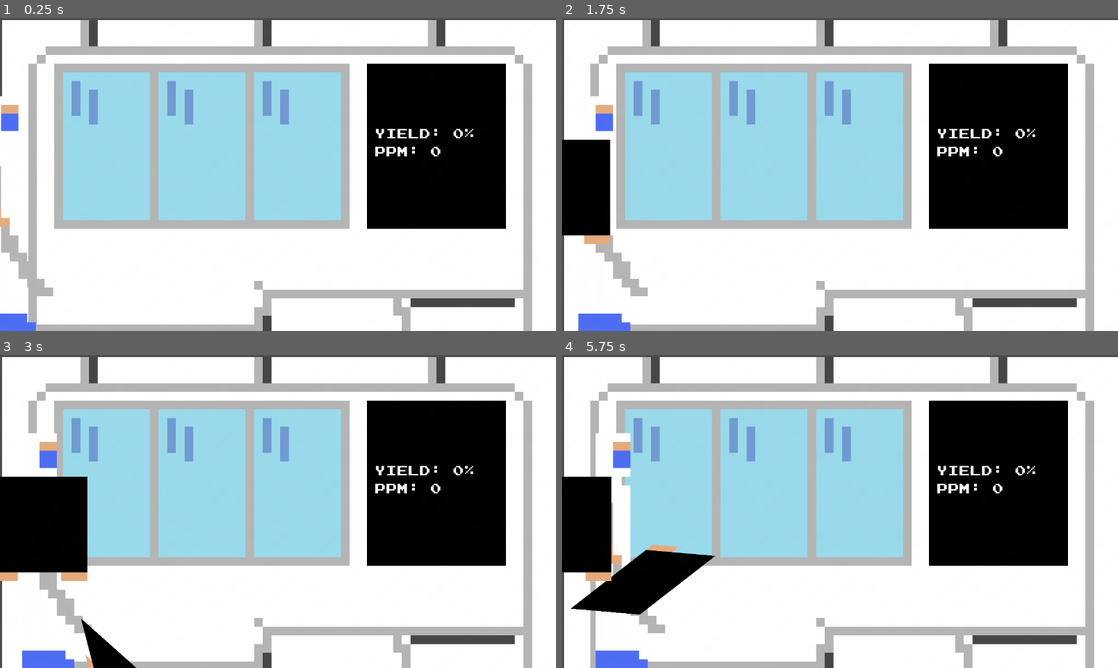
Above: before the commit, frames 1-4 (two rows, left to right).
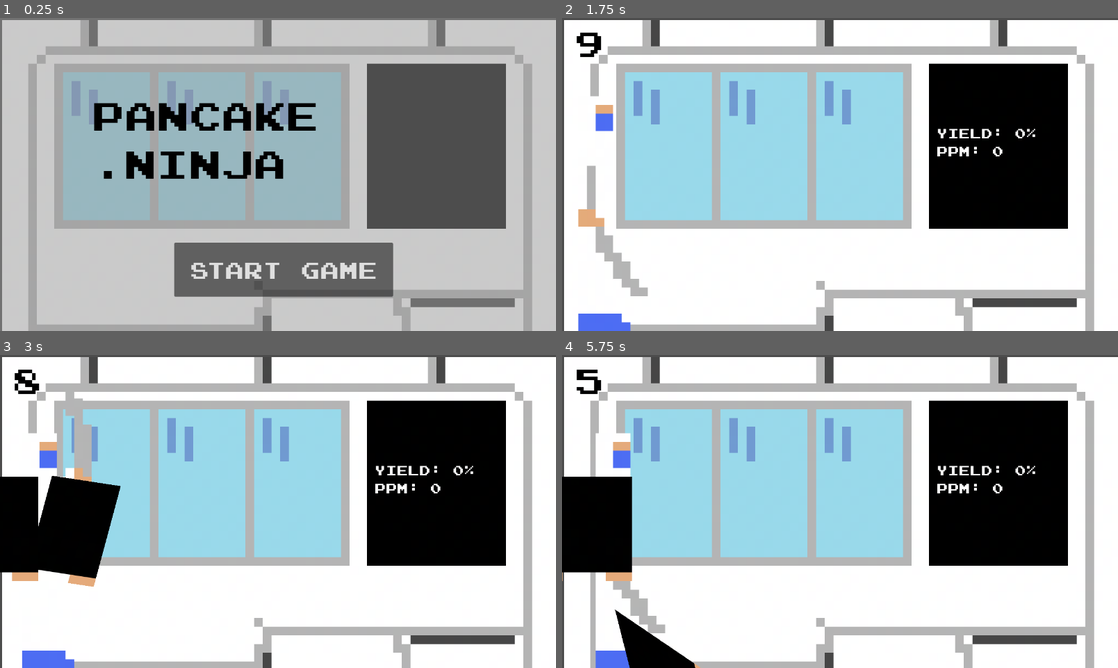
Above: after the commit, the same moments.

Repository: pancake-ninja-game/pancake-ninja
Game: Godot game, scene res://scenes/main.tscn
The game is run twice, just before and just after one commit, with the same random seed, the same clock (stepped at 60 frames per second) and the same inputs.
Inputs (mouse positions are in pixels of both pictures, inside the frame that each line leads up to):
- Up to frame 1 (0.25 s): no input
- Up to frame 2 (1.75 s): click (845, 268) at 0.5 s, where only the run after the commit has a clickable "Start Game"; move the mouse to (962, 158) at 1.27 s; click (962, 158) at 1.42 s
- Up to frame 3 (3 s): move the mouse to (22, 524) at 2.02 s; click (22, 524) at 2.17 s; move the mouse to (16, 524) at 2.77 s; click (16, 524) at 2.92 s
- Up to frame 4 (5.75 s): move the mouse to (573, 524) at 3.52 s; click (573, 524) at 3.67 s; move the mouse to (1006, 558) at 4.27 s; click (1006, 558) at 4.42 s; move the mouse to (567, 524) at 5.02 s; click (567, 524) at 5.17 s

The runs differ from the first frame. In frame 1, 87% of the frame differs, in the area x 0-100%, y 0-100%; in frame 2, 3.0%; in frame 3, 4.0%; in frame 4, 5.3%.

Commit message:
Add start and end screens

Diff:
--- a/scenes/main.tscn
+++ b/scenes/main.tscn
@@ -13,23 +13,35 @@
 script = ExtResource("1_hkq3k")
 sheet_scene = ExtResource("2_31blm")
 
-[node name="Timer" type="Timer" parent="."]
-autostart = true
+[node name="GameLayer" type="Node2D" parent="."]
 
-[node name="Sprite2D" type="Sprite2D" parent="."]
+[node name="SheetSpawnTimer" type="Timer" parent="GameLayer"]
+
+[node name="RoundTimer" type="Timer" parent="GameLayer"]
+
+[node name="Sprite2D" type="Sprite2D" parent="GameLayer"]
 position = Vector2(645, 365)
 texture = ExtResource("3_uemen")
 
-[node name="Operator" parent="." instance=ExtResource("4_sjucg")]
+[node name="RoundTimerLabel" type="Label" parent="GameLayer"]
+offset_left = 29.0
+offset_top = 10.0
+offset_right = 161.0
+offset_bottom = 106.0
+theme_override_colors/font_color = Color(0, 0, 0, 1)
+theme_override_fonts/font = ExtResource("4_0oxkk")
+theme_override_font_sizes/font_size = 80
+
+[node name="Operator" parent="GameLayer" instance=ExtResource("4_sjucg")]
 position = Vector2(0, 320)
 sprite_idle = ExtResource("5_eob18")
 sprite_walking = ExtResource("6_udd42")
 sprite_walking_alt = ExtResource("5_eob18")
 sprite_cutting = ExtResource("7_b53us")
 
-[node name="CanvasLayer" type="CanvasLayer" parent="."]
+[node name="CanvasLayer" type="CanvasLayer" parent="GameLayer"]
 
-[node name="ScoreLabel" type="Label" parent="CanvasLayer"]
+[node name="ScoreLabel" type="Label" parent="GameLayer/CanvasLayer"]
 offset_left = 862.0
 offset_top = 246.0
 offset_right = 1154.0
@@ -39,4 +51,64 @@
 text = "Yield: 0%
 PPM: 0"
 
-[connection signal="timeout" from="Timer" to="." method="_on_Timer_timeout"]
+[node name="StartScreen" type="CanvasLayer" parent="."]
+
+[node name="ColorRect" type="ColorRect" parent="StartScreen"]
+offset_right = 1296.0
+offset_bottom = 734.0
+color = Color(0.59, 0.59, 0.59, 0.509804)
+
+[node name="TitleLabel" type="Label" parent="StartScreen"]
+offset_left = 211.0
+offset_top = 169.0
+offset_right = 964.0
+offset_bottom = 484.0
+theme_override_colors/font_color = Color(0, 0, 0, 1)
+theme_override_fonts/font = ExtResource("4_0oxkk")
+theme_override_font_sizes/font_size = 90
+text = "Pancake
+.Ninja"
+
+[node name="Button" type="Button" parent="StartScreen"]
+offset_left = 401.0
+offset_top = 517.0
+offset_right = 905.0
+offset_bottom = 641.0
+theme_override_fonts/font = ExtResource("4_0oxkk")
+theme_override_font_sizes/font_size = 53
+text = "Start Game"
+
+[node name="EndScreen" type="CanvasLayer" parent="."]
+
+[node name="ColorRect" type="ColorRect" parent="EndScreen"]
+offset_right = 1296.0
+offset_bottom = 734.0
+color = Color(0.59, 0.59, 0.59, 0.509804)
+
+[node name="FinalScoreLabel" type="Label" parent="EndScreen"]
+offset_left = 213.0
+offset_top = 192.0
+offset_right = 767.0
+offset_bottom = 452.0
+theme_override_colors/font_color = Color(0, 0, 0, 1)
+theme_override_fonts/font = ExtResource("4_0oxkk")
+theme_override_font_sizes/font_size = 50
+text = "Final Score:
+Yield: 55%
+PPM: 9"
+
+[node name="Button" type="Button" parent="EndScreen"]
+offset_left = 401.0
+offset_top = 517.0
+offset_right = 905.0
+offset_bottom = 641.0
+theme_override_fonts/font = ExtResource("4_0oxkk")
+theme_override_font_sizes/font_size = 53
+text = "Play Again"
+
+[connection signal="timeout" from="GameLayer/SheetSpawnTimer" to="." method="_on_Timer_timeout"]
+[connection signal="timeout" from="GameLayer/SheetSpawnTimer" to="." method="_on_SheetSpawnTimer_timeout"]
+[connection signal="timeout" from="GameLayer/RoundTimer" to="." method="_on_Round_Timer_timeout"]
+[connection signal="pressed" from="StartScreen/Button" to="." method="_on_start_button_pressed"]
+[connection signal="pressed" from="EndScreen/Button" to="." method="_on_restart_button_pressed"]
+[connection signal="pressed" from="EndScreen/Button" to="." method="_on_start_button_pressed"]
--- a/scripts/main.gd
+++ b/scripts/main.gd
@@ -1,4 +1,8 @@
 extends Node2D
+
+var game_duration = 10
+var game_active = false
+var round_timer = 0
 
 @export var sheet_scene: PackedScene
 @export var screen_width: float = 1280
@@ -16,6 +20,8 @@
 
 var ok_timestamps = []
 var ng_timestamps = []
+
+var sample_seconds = 10
 
 # Called when the node enters the scene tree for the first time.
 func _ready() -> void:
@@ -28,13 +34,73 @@
 
 	# Set the timer interval
 	var spawn_interval = sheet_spacing / sheet_speed
-	$Timer.wait_time = spawn_interval
-	$Timer.start()
+	$GameLayer/SheetSpawnTimer.wait_time = spawn_interval
+
+	show_start_screen()
+
+func show_start_screen():
+	$StartScreen.visible = true
+	$EndScreen.visible = false
+	$GameLayer.visible = true
+	$GameLayer/CanvasLayer.visible = false
+	$GameLayer/Operator.visible = false
+
+func start_game():
+	$StartScreen.visible = false
+	$EndScreen.visible = false
+	$GameLayer/CanvasLayer.visible = true
+	$GameLayer/Operator.visible = true
+	game_active = true
+	round_timer = game_duration
+	$GameLayer/RoundTimerLabel.text = str(game_duration)
+	$GameLayer/SheetSpawnTimer.start()
+	$GameLayer/RoundTimer.start()
+
+func end_game():
+	print("game ended")
+	for s in pancake:
+		s.visible = false
+
+	show_end_screen()
+
+func show_end_screen():
+	$GameLayer/CanvasLayer.visible = false
+	$GameLayer/Operator.visible = false
+	$EndScreen.visible = true
+	$EndScreen/FinalScoreLabel.text = "Final Score:\nYield: %d%%\nPPM: %d" % [calculate_yield(), calculate_ppm()]
+	game_active = false
+
+func restart_game():
+	reset_game_state()
+	start_game()
+
+func reset_game_state():
+	ok_timestamps.clear()
+	ng_timestamps.clear()
+	round_timer = game_duration
+	$GameLayer/RoundTimer.stop()
+	$GameLayer/SheetSpawnTimer.stop()
+
+	for sheet in pancake + scrapped_sheets + stacked_sheets:
+		sheet.queue_free()
+	pancake.clear()
+	scrapped_sheets.clear()
+	stacked_sheets.clear()
+
+func _on_Round_Timer_timeout():
+	round_timer -= 1
+	$GameLayer/RoundTimerLabel.text = str(round_timer)
+
+	if round_timer <= 0:
+		$GameLayer/RoundTimer.stop()
+		$GameLayer/SheetSpawnTimer.stop()
+		end_game()
+
 
 func set_score(yield_, ppm):
 	pass
 
-func _on_Timer_timeout():
+func _on_SheetSpawnTimer_timeout():
 	spawn_sheet()
 
 func spawn_sheet():
@@ -79,7 +145,7 @@
 		tmp_sheet.queue_free()
 
 func _on_ok_cut_detected(triggered_sheet):
-	$Operator.play_cutting_animation()
+	$GameLayer/Operator.play_cutting_animation()
 
 	if pancake[0] == triggered_sheet:
 		stack_sheet(pancake[0])
@@ -88,12 +154,15 @@
 	scrap_sheets_until(triggered_sheet)
 
 func _on_ng_cut_detected(triggered_sheet):
-	$Operator.play_cutting_animation()
+	$GameLayer/Operator.play_cutting_animation()
 	scrap_sheets_until(triggered_sheet)
 
 # Called every frame. 'delta' is the elapsed time since the previous frame.
 # Handle resetting sheets when reaching the right screen boundary
 func _process(delta: float) -> void:
+	if not game_active:
+		return
+
 	update_scores()
 
 	# Remove sheets that move off-screen to the right
@@ -113,27 +182,41 @@
 	pancake.erase(s)
 	s.queue_free()
 
+func calculate_yield():
+	var yield_pct = 0.0
+
+	var ok_count = len(ok_timestamps)
+	var ng_count = len(ng_timestamps)
+	if ok_count + ng_count > 0:
+		yield_pct = float(ok_count) / (ok_count + ng_count) * 100
+
+	return yield_pct
+
+func calculate_ppm():
+	var ok_count = len(ok_timestamps)
+	return ok_count * 60 / sample_seconds / stack_capacity
+
 func update_scores():
 	var current_time = Time.get_ticks_msec()
 
-	var sample_seconds = 10
-
 	ok_timestamps = ok_timestamps.filter(func(timestamp): return current_time - timestamp <= sample_seconds * 1000)
 	ng_timestamps = ng_timestamps.filter(func(timestamp): return current_time - timestamp <= sample_seconds * 1000)
 
-	var yield_pct = 0.0
-
-	var oks = len(ok_timestamps)
-	var ngs = len(ng_timestamps)
-	if oks + ngs > 0:
-		yield_pct = float(oks) / (oks + ngs) * 100
-
-	var ppm = 0
-	ppm = oks * 60 / sample_seconds / stack_capacity
-
-	$CanvasLayer/ScoreLabel.text = "Yield: %d%%\nPPM: %d" % [yield_pct, ppm]
+	var yield_pct = calculate_yield()
+	var ppm = calculate_ppm()
+
+	$GameLayer/CanvasLayer/ScoreLabel.text = "Yield: %d%%\nPPM: %d" % [yield_pct, ppm]
 
 # Debug
 func _unhandled_input(event):
 	if event is InputEventMouseButton and event.pressed:
 		print("Mouse clicked at: ", event.position)
+
+
+func _on_start_button_pressed() -> void:
+	start_game()
+
+
+func _on_restart_button_pressed() -> void:
+	reset_game_state()
+	start_game()
